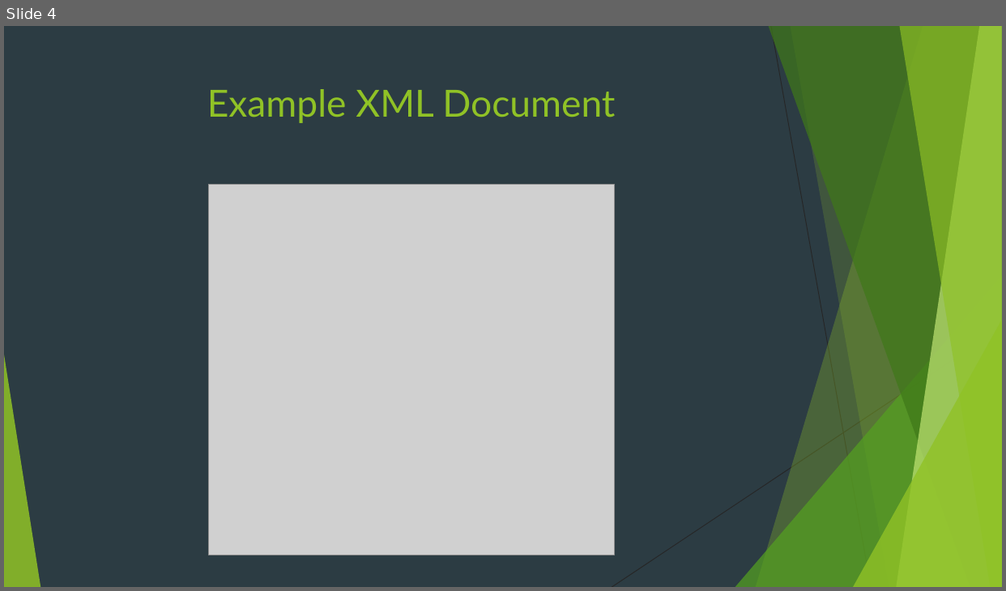
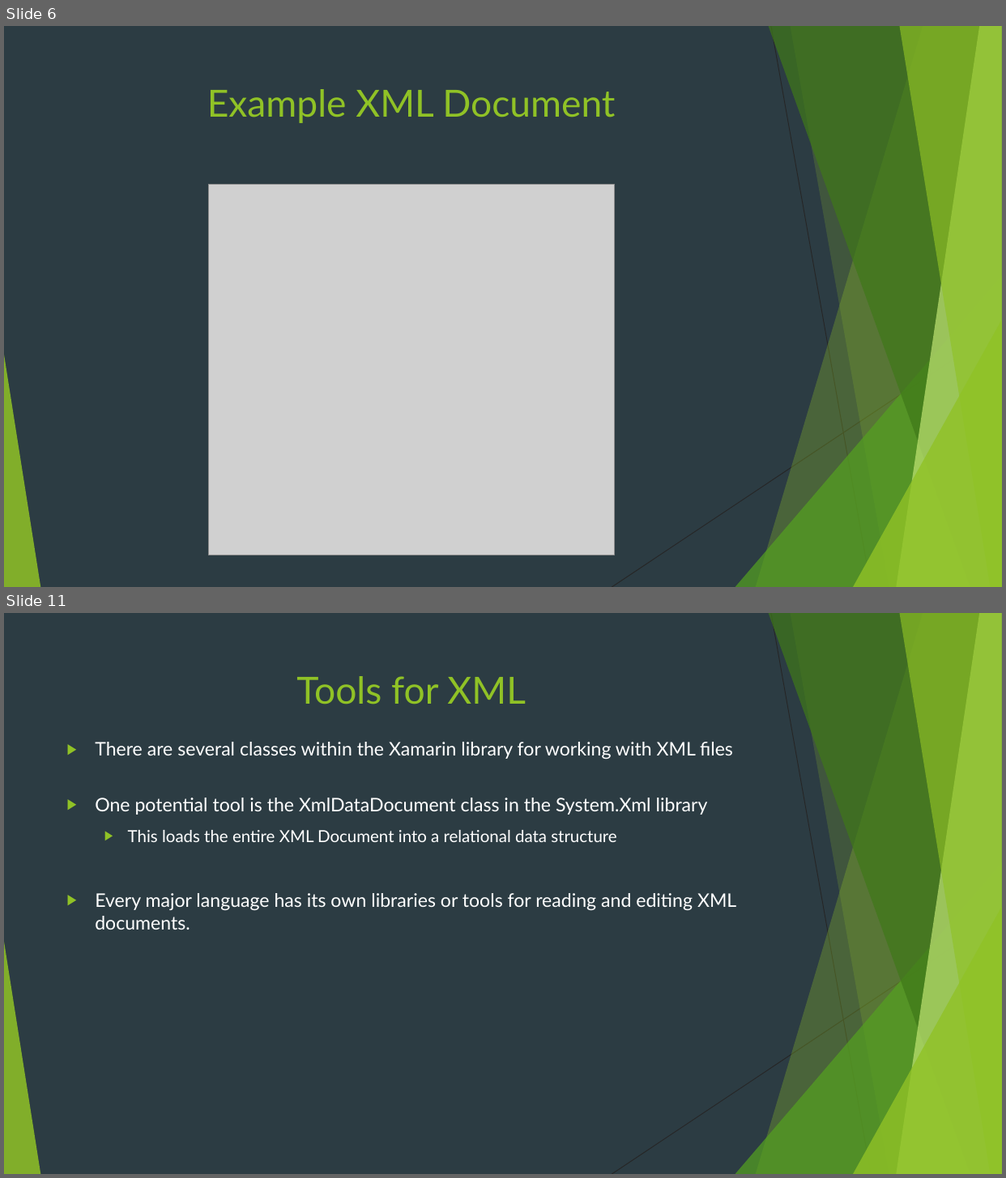
Before and after one commit to Sylvia-Olliff/XML-class, a slide deck: XML for Android.pptx. Shown one above the other, each under a label of ours: slide 4 before the commit, slides 6 and 11 after it; the slides between them are not shown. The pictures are 1006x591 and 1006x1178 pixels, drawn with LibreOffice and Linux fonts; fonts in the diff are those of the drawing; grey boxes stand for pictures. Boxes give left, top, right and bottom in pixels: in the first picture for what was removed or moved away, otherwise in the second. Text is boxed around its words. In the diff, an @@ line names an element or a change of style, - is before the commit and + after.

```diff
--- a/XML for Android.pptx
+++ b/XML for Android.pptx
@@ slide 11 added at <box>4,613,1002,1174</box>, background #2C3C43; not listed: 10 template elements that a slide beside it also shows @@
@@ title added at <box>296,676,526,705</box>, 36 pt, text #90C226 @@
+Tools for XML
@@ text added at <box>95,742,736,930</box>, 18 pt, text #FFFFFF @@
+▶ There are several classes within the Xamarin library for working with XML files
+▶ One potential tool is the XmlDataDocument class in the System.Xml library
+  ▶ This loads the entire XML Document into a relational data structure
+▶ Every major language has its own libraries or tools for reading and editing XML documents.
@@ what was slide 4 is now slide 6 @@
```
Also in this commit, not shown: 3 slides changed, 5 other slides added, 1 slide removed.
